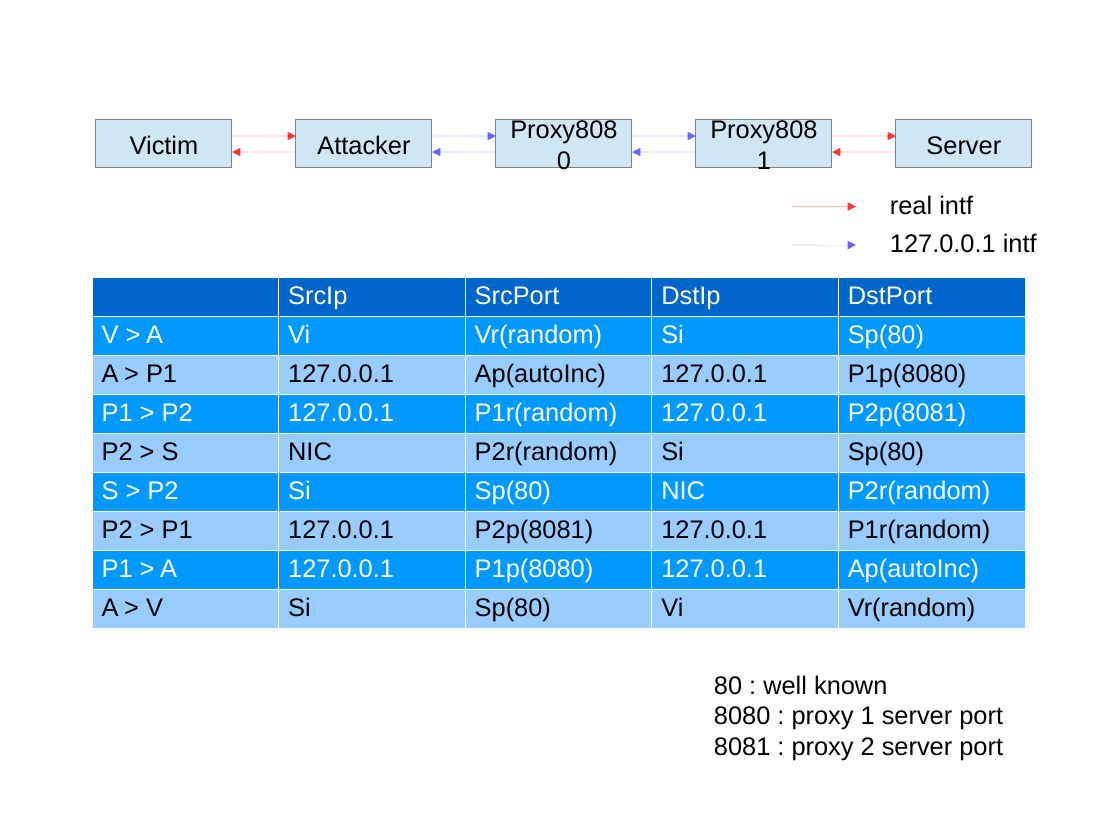
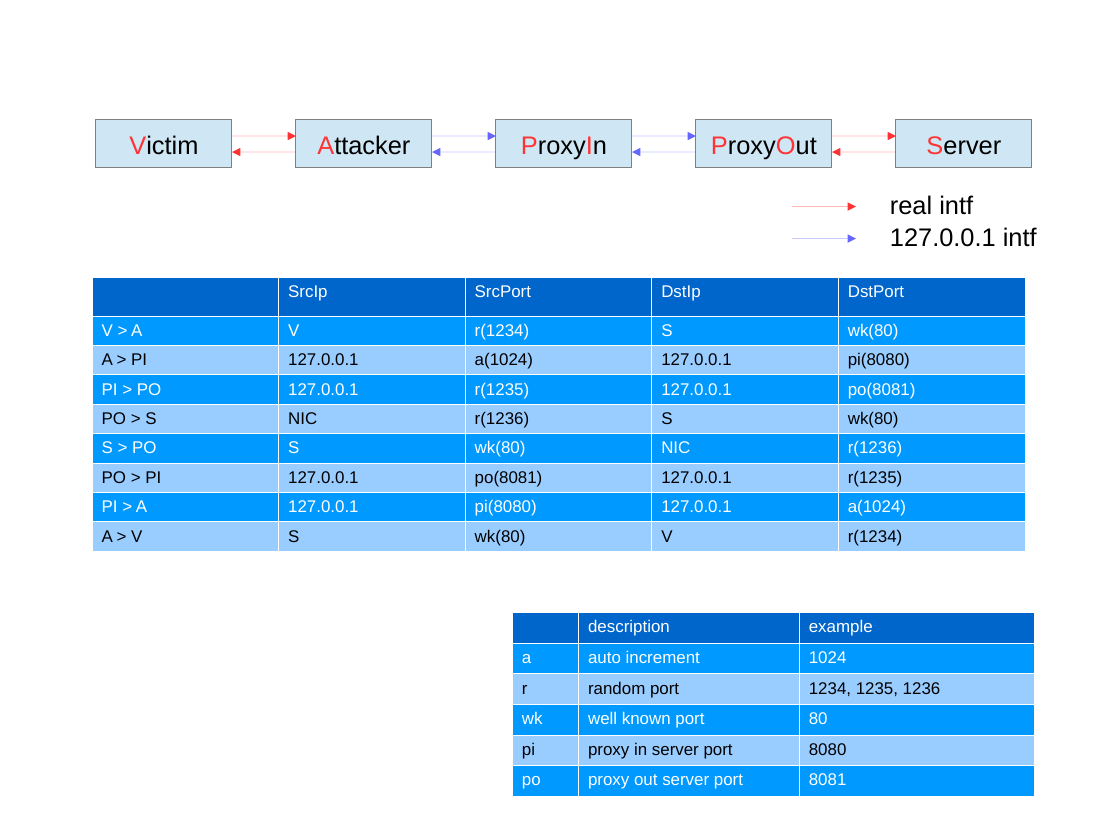
Before and after one commit to gilgil1973/snoop90, a slide deck: slide 1 of doc/httpsniff.odp. Drawn at 1120x840 pixels with LibreOffice and Linux fonts; fonts in the diff are those of the drawing. Boxes give left, top, right and bottom in pixels: in the first picture for what was removed or moved away, otherwise in the second. Text is boxed around its words. In the diff, an @@ line names an element or a change of style, - is before the commit and + after.

Commit message:
Change Proxy Out port(80>8081, 4433>4434)

```diff
--- a/doc/httpsniff.odp
+++ b/doc/httpsniff.odp
@@ rectangle "Victim" at (96,120,232,168): text colour #000000 to #FF3333 in "Victim" @@
@@ rectangle "Attacker" at (296,120,432,168): text colour #000000 to #FF3333 in "Attacker" @@
@@ text in rectangle at (521,136,607,159): text changed @@
-Proxy8080
+ProxyIn
@@ text in rectangle at (711,136,817,159): text changed @@
-Proxy8081
+ProxyOut
@@ rectangle "Server" at (896,120,1033,168): text colour #000000 to #FF3333 in "Server" @@
@@ arrow moved from (793, 245) - (857, 245) to (793, 239) - (857, 239) @@
@@ text "127.0.0.1 intf": place and size @@
-text "127.0.0.1 intf" at (890,233,1037,253)
+text "127.0.0.1 intf" at (890,227,1037,247)
@@ table at (91,276,1026,550) @@
-row 2: V > A | Vi | Vr(random) | Si | Sp(80)
+row 2: V > A | V | r(1234) | S | wk(80)
-row 3: A > P1 | 127.0.0.1 | Ap(autoInc) | 127.0.0.1 | P1p(8080)
+row 3: A > PI | 127.0.0.1 | a(1024) | 127.0.0.1 | pi(8080)
-row 4: P1 > P2 | 127.0.0.1 | P1r(random) | 127.0.0.1 | P2p(8081)
+row 4: PI > PO | 127.0.0.1 | r(1235) | 127.0.0.1 | po(8081)
-row 5: P2 > S | NIC | P2r(random) | Si | Sp(80)
+row 5: PO > S | NIC | r(1236) | S | wk(80)
-row 6: S > P2 | Si | Sp(80) | NIC | P2r(random)
+row 6: S > PO | S | wk(80) | NIC | r(1236)
-row 7: P2 > P1 | 127.0.0.1 | P2p(8081) | 127.0.0.1 | P1r(random)
+row 7: PO > PI | 127.0.0.1 | po(8081) | 127.0.0.1 | r(1235)
-row 8: P1 > A | 127.0.0.1 | P1p(8080) | 127.0.0.1 | Ap(autoInc)
+row 8: PI > A | 127.0.0.1 | pi(8080) | 127.0.0.1 | a(1024)
-row 9: A > V | Si | Sp(80) | Vi | Vr(random)
+row 9: A > V | S | wk(80) | V | r(1234)
@@ size 18 to 12 pt in "SrcIp", "SrcPort", "DstIp", "DstPort" and 12 more places @@
@@ table added at (512,613,1035,793), 6 rows, 3 columns @@
+ | description | example
+a | auto increment | 1024
+r | random port | 1234, 1235, 1236
+wk | well known port | 80
+pi | proxy in server port | 8080
+po | proxy out server port | 8081
@@ text removed at (714,675,1003,760) @@
-80 : well known
-8080 : proxy 1 server port
-8081 : proxy 2 server port
```
Also in this commit, not shown: 1 other file.
